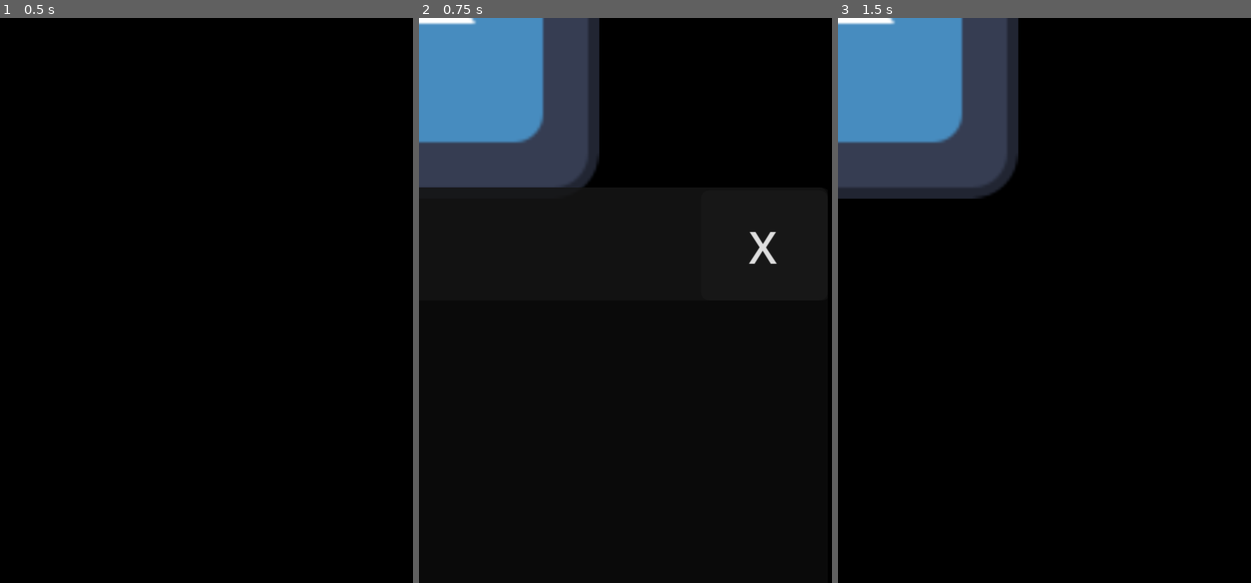
Above: before the commit, frames 1-3 (left to right).
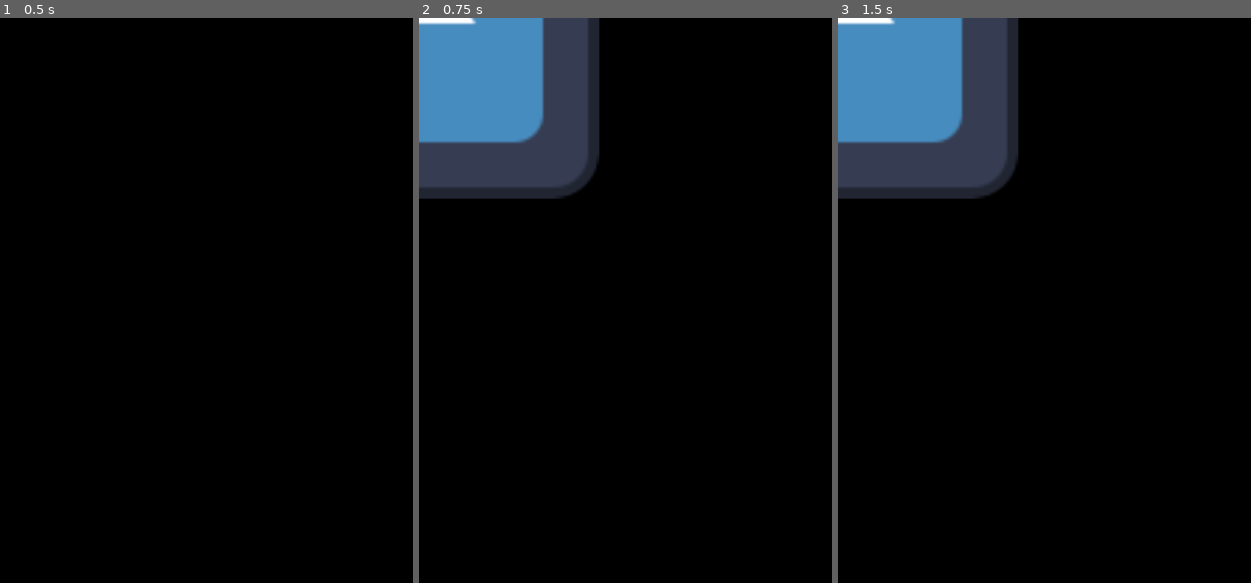
Above: after the commit, the same moments.

Repository: viywolf/Desktop-Pet
Game: Godot game, scene res://main.tscn
The game is run twice, just before and just after one commit, with the same random seed, the same clock (stepped at 60 frames per second) and the same inputs. The engine's default icon, where the game draws it, is replaced by a stand-in: a white triangle on a blue panel in a dark square.
Inputs (mouse positions are in pixels of both pictures, inside the frame that each line leads up to):
- Up to frame 1 (0.5 s): no input
- Up to frame 2 (0.75 s): tap Enter at 0.5 s; move the mouse to (670, 413) at 0.52 s; press the mouse at (670, 413) at 0.53 s; hold Up (ui_up) from 0.53 s (still down)
- Up to frame 3 (1.5 s): release Up (ui_up) at 1.25 s; release the mouse at (1089, 413) at 1.25 s; click (1184, 244) at 1.25 s, where only the run before the commit has a clickable "X"

Frame 1 is identical in both runs. In frame 2, 0.3% of the frame differs, in the area x 0-87%, y 30-44%; in frame 3, nothing differs.

Commit message:
Added lineart, working on window drag

Diff:
--- a/behaviour.gd
+++ b/behaviour.gd
@@ -5,7 +5,10 @@
 @onready var character: Node2D = $MainWindow/Character
 @onready var area: Area2D = $MainWindow/Character/Area2D
 @onready var popup: Node2D = $MainWindow/WindowPopup
+@onready var sprite: AnimatedSprite2D = $MainWindow/Character/Sprite
 @onready var main_window: Window = get_window()
+
+@onready var options_scene: PackedScene = preload("res://options_window.tscn")
 
 var speed: float = 300.0
 var direction := Vector2.RIGHT
@@ -31,6 +34,7 @@
 func _ready() -> void:
 	Engine.max_fps = 24
 	screen_size = Vector2(DisplayServer.screen_get_size())
+	$MainWindow.position.y = screen_size.y - character_size.y - 10
 
 
 func _physics_process(delta: float) -> void:
@@ -51,7 +55,6 @@
 
 	if Input.is_action_just_pressed("ui_up"):
 		add_new_window()
-		open_options_window(offset)
 
 	# F8 Key
 	if Input.is_action_just_pressed("Terminate Program"):
@@ -96,7 +99,7 @@
 		popup.hide()
 
 	if is_mouse_in_area:
-		speed -= 300 * delta
+		speed -= 600 * delta
 		speed = max(0, speed)
 	else:
 		if speed < 300.0:
@@ -104,6 +107,7 @@
 			speed = min(speed, 300)
 
 	if is_idling:
+		sprite.play("await")
 		idle_timer -= delta
 		if idle_timer <= 0:
 			is_idling = false
@@ -118,6 +122,19 @@
 	window_position.y = clamp(window_position.y, 0, screen_size.y - character_size.y)
 	DisplayServer.window_set_position(Vector2i(window_position))
 	$MainWindow.position = Vector2i(window_position)
+
+	if is_zero_approx(speed):
+		sprite.play("await")
+	elif speed < 200:
+		if direction == Vector2.RIGHT:
+			sprite.play("stop_right")
+		elif direction == Vector2.LEFT:
+			sprite.play("stop_left")
+	else:
+		if direction == Vector2.RIGHT:
+			sprite.play("run_right")
+		elif direction == Vector2.LEFT:
+			sprite.play("run_left")
 
 	if window_position.x <= 0 or window_position.x >= screen_size.x - character_size.x:
 		direction.x *= -1
@@ -149,15 +166,14 @@
 	print(count)
 
 
-func open_options_window(mouse_position: Vector2) -> void:
-	var options_window = load("res://options_window.tscn").instantiate()
-	options_window.position = mouse_position
-	add_child(options_window)
-
-
 func _on_menu_mouse_entered() -> void:
 	mouse_in_menu = true
 
 
 func _on_menu_mouse_exited() -> void:
 	mouse_in_menu = false
+
+
+func _on_option_button_pressed() -> void:
+	var options_window = options_scene.instantiate()
+	add_child(options_window)
--- a/main.tscn
+++ b/main.tscn
@@ -1,7 +1,66 @@
 [gd_scene format=3 uid="uid://0fc6ujc6qk17"]
 
 [ext_resource type="Script" uid="uid://b78m18iec3whv" path="res://behaviour.gd" id="1_0xm2m"]
-[ext_resource type="Texture2D" uid="uid://cd4t1coiskl3h" path="res://icon.svg" id="1_ig7tw"]
+[ext_resource type="Texture2D" uid="uid://cieh3hb5dlqif" path="res://assets/Await2.png" id="2_kek77"]
+[ext_resource type="Texture2D" uid="uid://l5ab6lpfmk2k" path="res://assets/Await1.png" id="3_4c57u"]
+[ext_resource type="Texture2D" uid="uid://b65vbjeenqtnr" path="res://assets/RunLeft1.png" id="4_efxa6"]
+[ext_resource type="Texture2D" uid="uid://bphnspa4ayovd" path="res://assets/RunLeft2.png" id="5_dg77c"]
+[ext_resource type="Texture2D" uid="uid://bfopjwwoq71ij" path="res://assets/RunRight1.png" id="6_ycdy4"]
+[ext_resource type="Texture2D" uid="uid://cu7ury38kr4kb" path="res://assets/RunRight2.png" id="7_w48qg"]
+[ext_resource type="Texture2D" uid="uid://dphn178258kvw" path="res://assets/StopLeft.png" id="8_vivmo"]
+[ext_resource type="Texture2D" uid="uid://cx5pvux01wpw3" path="res://assets/StopRight.png" id="9_2cqfq"]
+
+[sub_resource type="SpriteFrames" id="SpriteFrames_ig7tw"]
+animations = [{
+"frames": [{
+"duration": 1.0,
+"texture": ExtResource("2_kek77")
+}, {
+"duration": 1.0,
+"texture": ExtResource("3_4c57u")
+}],
+"loop": 1,
+"name": &"await",
+"speed": 1.0
+}, {
+"frames": [{
+"duration": 1.0,
+"texture": ExtResource("4_efxa6")
+}, {
+"duration": 1.0,
+"texture": ExtResource("5_dg77c")
+}],
+"loop": 1,
+"name": &"run_left",
+"speed": 2.0
+}, {
+"frames": [{
+"duration": 1.0,
+"texture": ExtResource("6_ycdy4")
+}, {
+"duration": 1.0,
+"texture": ExtResource("7_w48qg")
+}],
+"loop": 1,
+"name": &"run_right",
+"speed": 2.0
+}, {
+"frames": [{
+"duration": 1.0,
+"texture": ExtResource("8_vivmo")
+}],
+"loop": 1,
+"name": &"stop_left",
+"speed": 1.0
+}, {
+"frames": [{
+"duration": 1.0,
+"texture": ExtResource("9_2cqfq")
+}],
+"loop": 1,
+"name": &"stop_right",
+"speed": 1.0
+}]
 
 [sub_resource type="RectangleShape2D" id="RectangleShape2D_ig7tw"]
 size = Vector2(195, 199)
@@ -12,7 +71,7 @@
 [node name="MainWindow" type="Window" parent="." unique_id=311602507]
 transparent_bg = true
 oversampling_override = 1.0
-position = Vector2i(200, 500)
+position = Vector2i(200, 423)
 size = Vector2i(200, 200)
 mouse_passthrough_polygon = PackedVector2Array(0, 0, 200, 0, 200, 200, 0, 200)
 unresizable = true
@@ -23,8 +82,9 @@
 [node name="Character" type="Node2D" parent="MainWindow" unique_id=320743332]
 position = Vector2(100, 100)
 
-[node name="Sprite2D" type="Sprite2D" parent="MainWindow/Character" unique_id=1769506315]
-texture = ExtResource("1_ig7tw")
+[node name="Sprite" type="AnimatedSprite2D" parent="MainWindow/Character" unique_id=1883407332]
+sprite_frames = SubResource("SpriteFrames_ig7tw")
+animation = &"run_right"
 
 [node name="Area2D" type="Area2D" parent="MainWindow/Character" unique_id=258989734]
 
@@ -57,7 +117,7 @@
 mouse_filter = 1
 text = "<"
 
-[node name="Button" type="Button" parent="MainWindow/WindowPopup/Menu/HBoxContainer" unique_id=2012577982]
+[node name="OptionButton" type="Button" parent="MainWindow/WindowPopup/Menu/HBoxContainer" unique_id=2012577982]
 layout_mode = 2
 mouse_filter = 1
 text = "textextet"
@@ -69,3 +129,4 @@
 
 [connection signal="mouse_entered" from="MainWindow/WindowPopup/Menu" to="." method="_on_menu_mouse_entered"]
 [connection signal="mouse_exited" from="MainWindow/WindowPopup/Menu" to="." method="_on_menu_mouse_exited"]
+[connection signal="pressed" from="MainWindow/WindowPopup/Menu/HBoxContainer/OptionButton" to="." method="_on_option_button_pressed"]
--- a/options_window.gd
+++ b/options_window.gd
@@ -1,4 +1,35 @@
 extends Window
+
+var mouse_in_top_bar := false
+var mouse_down := false
+
+var saved_mouse_pos: Vector2
+
+
+func _physics_process(delta: float) -> void:
+	var mouse_pos := Vector2(DisplayServer.mouse_get_position())
+	var local_mouse_pos = mouse_pos - Vector2(self.size)
+	var offset: Vector2 = mouse_pos + saved_mouse_pos #Vector2(60, 20)
+
+	if mouse_down:
+		self.position = offset
+
+	if Input.is_action_pressed("Left Click"):
+		if mouse_in_top_bar:
+			mouse_down = true
+		saved_mouse_pos = local_mouse_pos
+
+	if Input.is_action_just_released("Left Click"):
+		mouse_down = false
+
 
 func _on_close_button_pressed() -> void:
 	queue_free()
+
+
+func _on_top_bar_mouse_entered() -> void:
+	mouse_in_top_bar = true
+
+
+func _on_top_bar_mouse_exited() -> void:
+	mouse_in_top_bar = false
--- a/options_window.tscn
+++ b/options_window.tscn
@@ -31,4 +31,6 @@
 offset_bottom = 40.0
 text = "X"
 
+[connection signal="mouse_entered" from="TopBar" to="." method="_on_top_bar_mouse_entered"]
+[connection signal="mouse_exited" from="TopBar" to="." method="_on_top_bar_mouse_exited"]
 [connection signal="pressed" from="TopBar/CloseButton" to="." method="_on_close_button_pressed"]
Binary file added: assets/Await1.png
Not shown, added: assets/Await1.png.import
Binary file added: assets/Await2.png
Not shown, added: assets/Await2.png.import
Binary file added: assets/RunLeft1.png
Not shown, added: assets/RunLeft1.png.import
Binary file added: assets/RunLeft2.png
Not shown, added: assets/RunLeft2.png.import
Binary file added: assets/RunRight1.png
Not shown, added: assets/RunRight1.png.import
Binary file added: assets/RunRight2.png
Not shown, added: assets/RunRight2.png.import
(and 4 more such lines)
